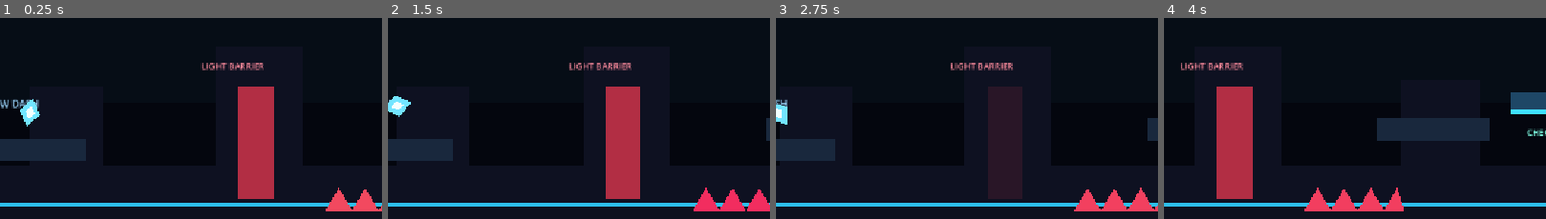
Above: before the commit, frames 1-4 (left to right).
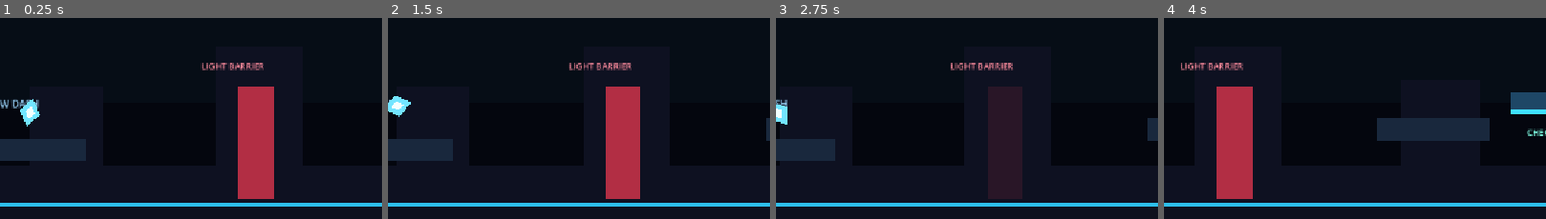
Above: after the commit, the same moments.

Repository: Yass29/shadow-run
Game: Godot game, scene res://level2.tscn
The game is run twice, just before and just after one commit, with the same random seed, the same clock (stepped at 60 frames per second) and the same inputs. This scene is started directly instead of the project's main scene.
Inputs:
- Up to frame 1 (0.25 s): no input
- Up to frame 2 (1.5 s): tap E at 0.5, 1.25 s; hold Right (ui_right) from 0.53 s (still down); tap R at 0.6 s; tap Enter (ui_accept) at 0.77 s; tap Shift at 1.35 s
- Up to frame 3 (2.75 s): tap Enter (ui_accept) at 1.52 s; tap E at 2 s; release Right (ui_right) at 2.03 s; hold Left (ui_left) from 2.03 s (still down); hold E from 2.03 s (still down)
- Up to frame 4 (4 s): release Left (ui_left) at 2.78 s; release E at 2.78 s; hold Right (ui_right) from 2.78 s (still down); tap R at 2.85 s; tap Enter (ui_accept) at 3.02, 3.77 s; tap E at 3.5 s; hold Shift from 3.53 s (still down)
The pictures show only the part of the screen within x 50-100%, y 35-85%; the shares and areas given below are measured in that part.

The runs differ from the first frame. In frame 1, 0.9% of the frame differs, in the area x 85-100%, y 84-97%; in frame 2, 1.3%; in frame 3, 1.3%; in frame 4, 1.6%, in the area x 36-63%, y 84-97%.

Commit message:
Remove impossible spike trap from Level 2

Diff:
--- a/level2.tscn
+++ b/level2.tscn
@@ -267,18 +267,6 @@
 [node name="Glow" type="Polygon2D" parent="MovingPlatformB"]
 polygon = PackedVector2Array(-85, 11, 85, 11, 85, 17, -85, 17)
 color = Color(0.25, 0.88, 1, 1)
-[node name="SpikeTrap" type="Area2D" parent="."]
-position = Vector2(1140, 505)
-script = ExtResource("9_spike")
-message = "SPIKES — shadow won't save you from everything."
-
-[node name="CollisionShape2D" type="CollisionShape2D" parent="SpikeTrap"]
-shape = SubResource("SpikeShape")
-
-[node name="Visual" type="Polygon2D" parent="SpikeTrap"]
-polygon = PackedVector2Array(-75, 17, -55, -17, -35, 17, -15, -17, 5, 17, 25, -17, 45, 17, 65, -17, 75, 17)
-color = Color(0.95, 0.32, 0.48, 1)
-
 [node name="PuzzleGate" type="StaticBody2D" parent="."]
 position = Vector2(2520, 438)
 
